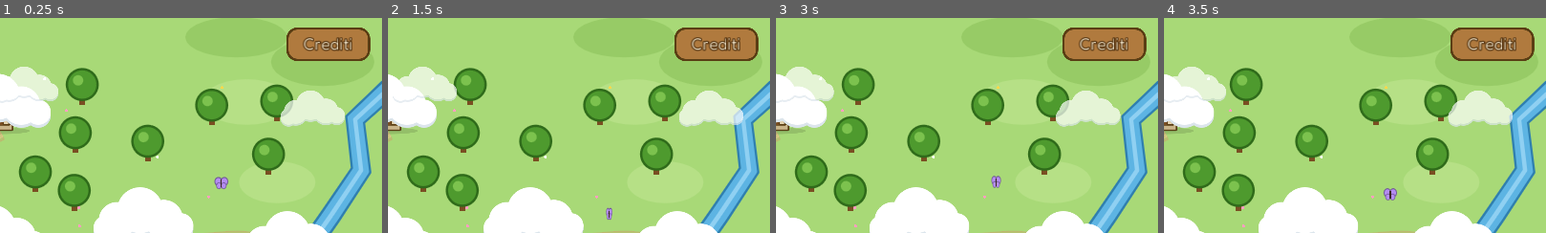
Above: before the commit, frames 1-4 (left to right).
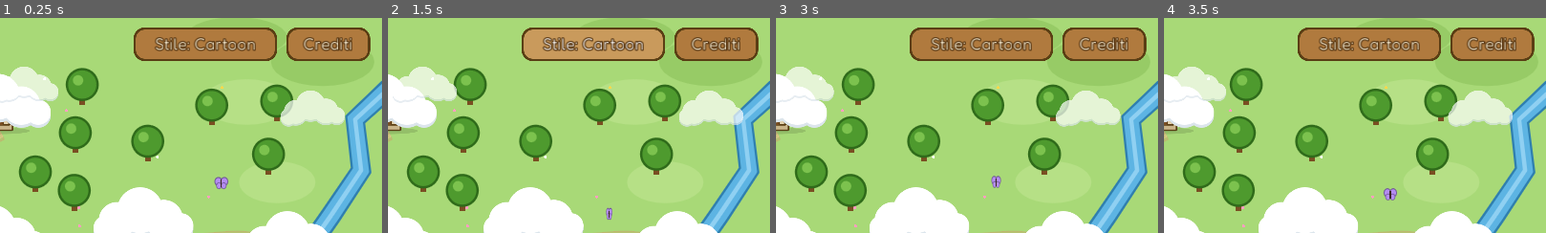
Above: after the commit, the same moments.

Repository: ricky80l/pulcino-libero
Game: Godot game, scene res://scenes/mappa.tscn
Same seed, same stepped clock (60 frames per second), same inputs: the game is played once before the commit and once after it.
Inputs (mouse positions are % of the whole screen's width and height, from its top left):
- Up to frame 1 (0.25 s): no input
- Up to frame 2 (1.5 s): click (77, 6) at 0.5 s, where only the run after the commit has a clickable "Stile: Cartoon"; click (77, 6) at 1.25 s, where only the run after the commit has a clickable "Stile: Dipinto"
- Up to frame 3 (3 s): click "Crediti" at 2 s; click "Torna alla mappa" at 2.75 s
- Up to frame 4 (3.5 s): no input
The pictures show only the part of the screen within x 50-100%, y 0-50%; the shares and areas given below are measured in that part.

The runs differ from the first frame. In frame 1, 5.7% of the frame differs, in the area x 35-73%, y 4-20%; in frame 2, 5.7%; in frame 3, 5.7%; in frame 4, 5.7%.

Commit message:
Selettore dello stile anche sulla mappa, accanto a Crediti
Co-Authored-By: Claude Opus 5.5 <noreply@anthropic.com>

Diff:
--- a/scripts/mappa.gd
+++ b/scripts/mappa.gd
@@ -34,6 +34,7 @@
 
 
 var interfaccia := CanvasLayer.new()  # cartelli, titolo e pulsanti, sopra il paesaggio
+var selettore_stile := Button.new()  # Stile: Cartoon / Dipinto
 
 
 func _ready():
@@ -188,6 +189,24 @@
 	Stile.pulsante_legno(crediti, FONT_CARTELLI)
 	crediti.connect("pressed", get_tree(), "change_scene", ["res://scenes/crediti.tscn"])
 	interfaccia.add_child(crediti)
+
+	# selettore dello stile (Cartoon / Dipinto): vale per i luoghi che hanno la versione dipinta
+	selettore_stile.focus_mode = Control.FOCUS_NONE
+	selettore_stile.rect_position = Vector2(1120 - 16 - 240, 16)
+	selettore_stile.rect_min_size = Vector2(240, 56)
+	Stile.pulsante_legno(selettore_stile, FONT_CARTELLI)
+	selettore_stile.connect("pressed", self, "_cambia_stile")
+	interfaccia.add_child(selettore_stile)
+	_scrivi_stile()
+
+
+func _cambia_stile():
+	Pittura.imposta(not Progressi.dipinto)
+	_scrivi_stile()
+
+
+func _scrivi_stile():
+	selettore_stile.text = "Stile: Dipinto" if Progressi.dipinto else "Stile: Cartoon"
 
 
 func _crea_nuvole():
Not shown, changed: CLAUDE.md
Not shown, changed: docs/index.html
Not shown, changed: docs/index.pck
